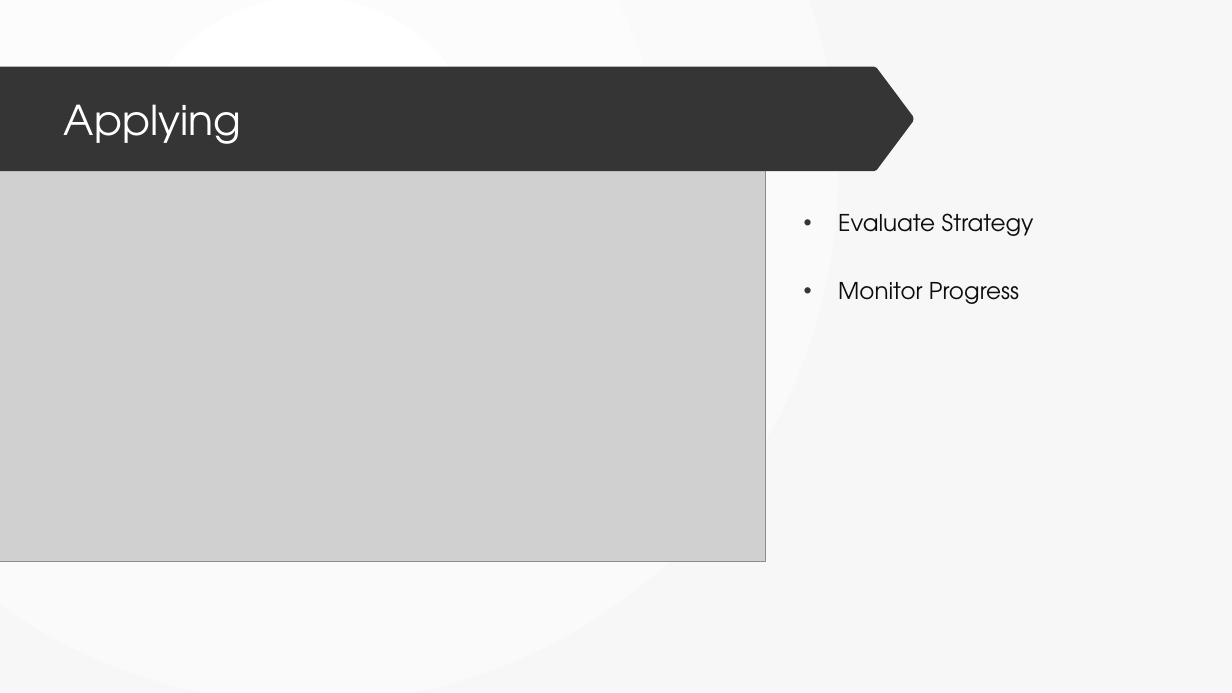
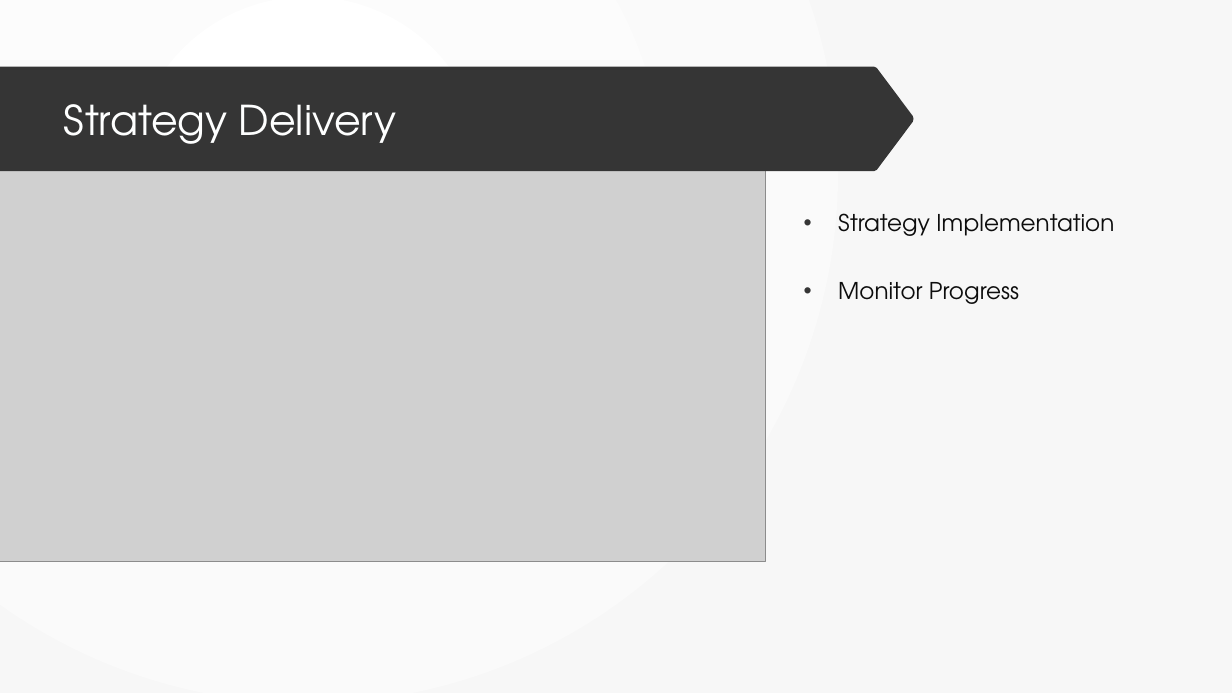
Before and after one commit to dr-natetorious/TIM-7101-Statistics, a slide deck: slide 12 of Section_3_Mgmt_Informed/Week8_Presentation/BachmeierNTIM7101-8.pptx. Drawn at 1232x693 pixels with LibreOffice and Linux fonts; fonts in the diff are those of the drawing; grey boxes stand for pictures. Boxes give left, top, right and bottom in pixels: in the first picture for what was removed or moved away, otherwise in the second. Text is boxed around its words. In the diff, an @@ line names an element or a change of style, - is before the commit and + after.

```diff
--- a/Section_3_Mgmt_Informed/Week8_Presentation/BachmeierNTIM7101-8.pptx
+++ b/Section_3_Mgmt_Informed/Week8_Presentation/BachmeierNTIM7101-8.pptx
@@ title at <box>64,104,397,144</box>: text changed @@
-Applying
+Strategy Delivery
@@ text at <box>838,213,1114,236</box>: text changed @@
-• Evaluate Strategy
+• Strategy Implementation
```
Also in this commit, not shown: 4 other slides changed, 1 other file.
